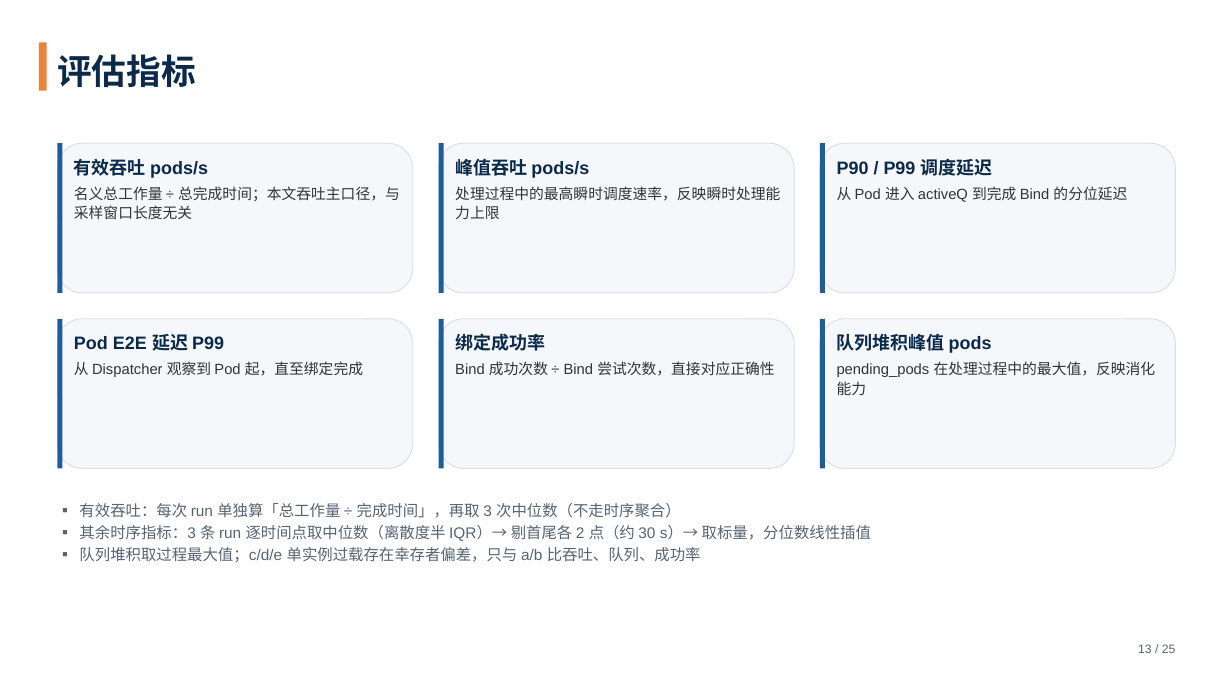
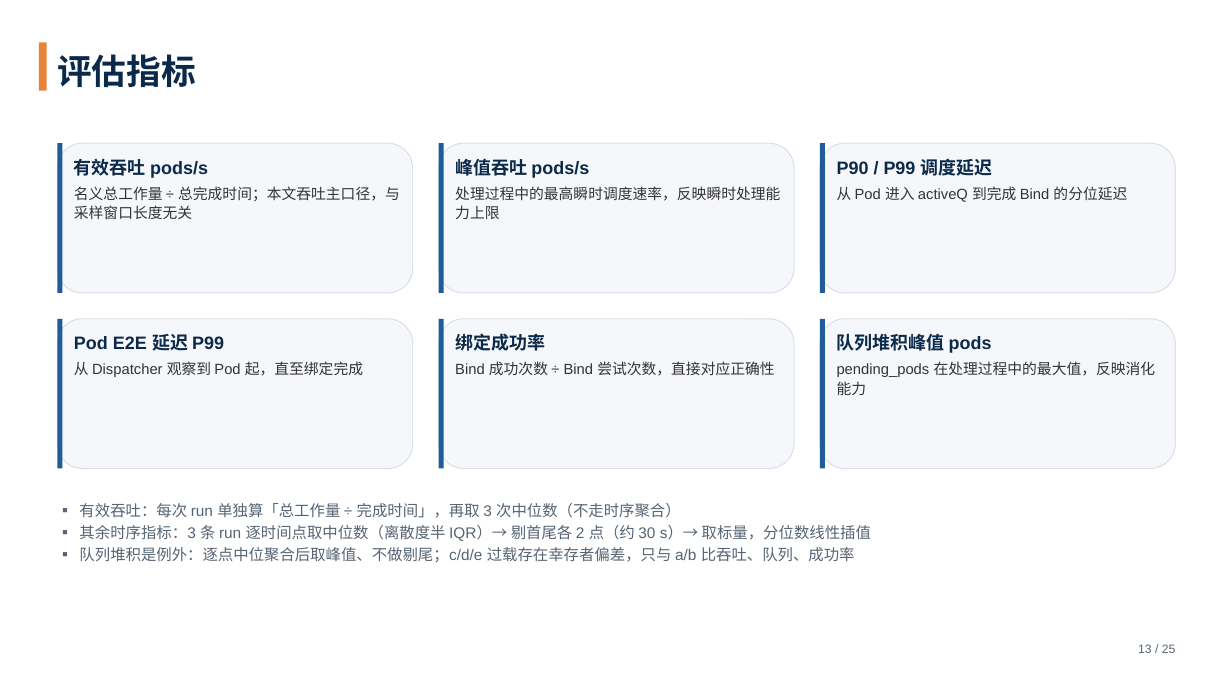
Before and after one commit to tengfei86/godel-scheduler, a slide deck: slide 13 of docs/thesis/defense/答辩PPT-基于etcd的分布式Kubernetes调度器.pptx. Drawn at 1232x693 pixels with LibreOffice and Linux fonts; fonts in the diff are those of the drawing. Boxes give left, top, right and bottom in pixels: in the first picture for what was removed or moved away, otherwise in the second. Text is boxed around its words. In the diff, an @@ line names an element or a change of style, - is before the commit and + after.

```diff
--- a/docs/thesis/defense/答辩PPT-基于etcd的分布式Kubernetes调度器.pptx
+++ b/docs/thesis/defense/答辩PPT-基于etcd的分布式Kubernetes调度器.pptx
@@ text at box(79, 547, 855, 562): text changed @@
-▪ 队列堆积取过程最大值；c/d/e 单实例过载存在幸存者偏差，只与 a/b 比吞吐、队列、成功率
+▪ 队列堆积是例外：逐点中位聚合后取峰值、不做剔尾；c/d/e 过载存在幸存者偏差，只与 a/b 比吞吐、队列、成功率
```
Also in this commit, not shown: 3 other files.
